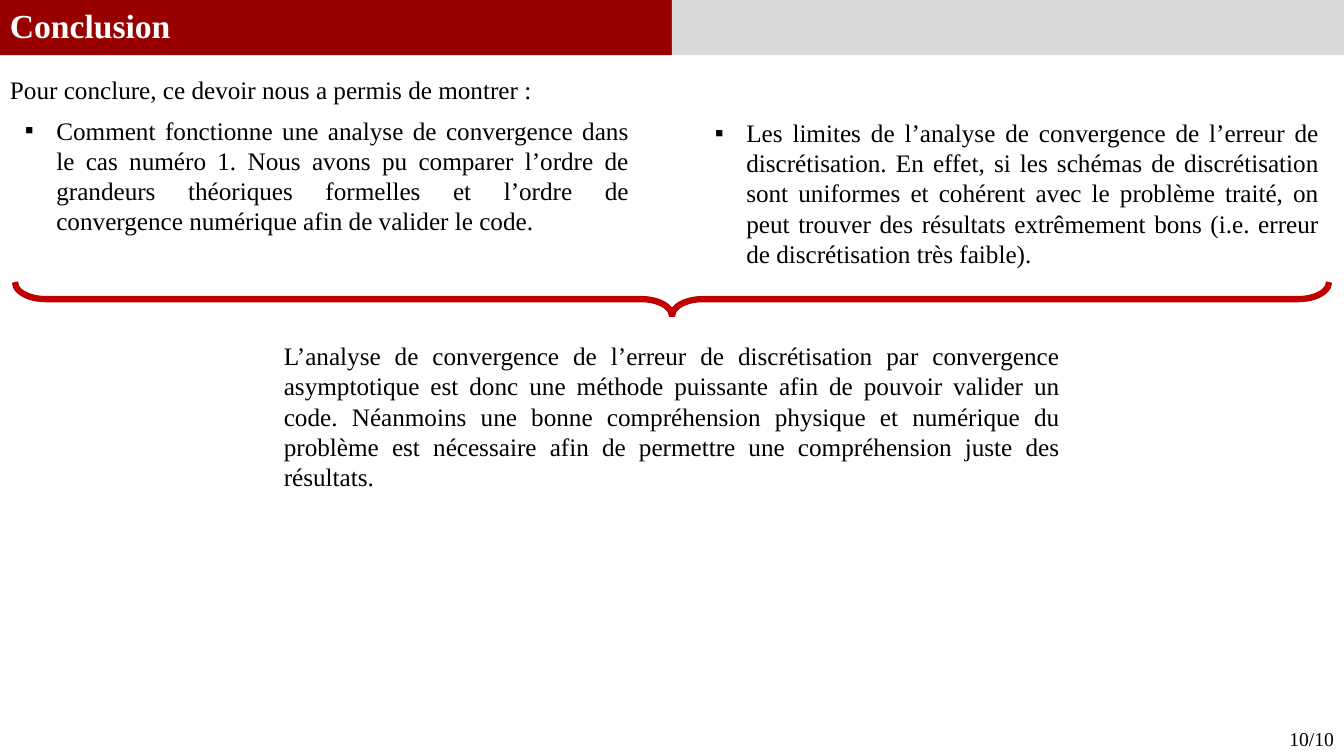
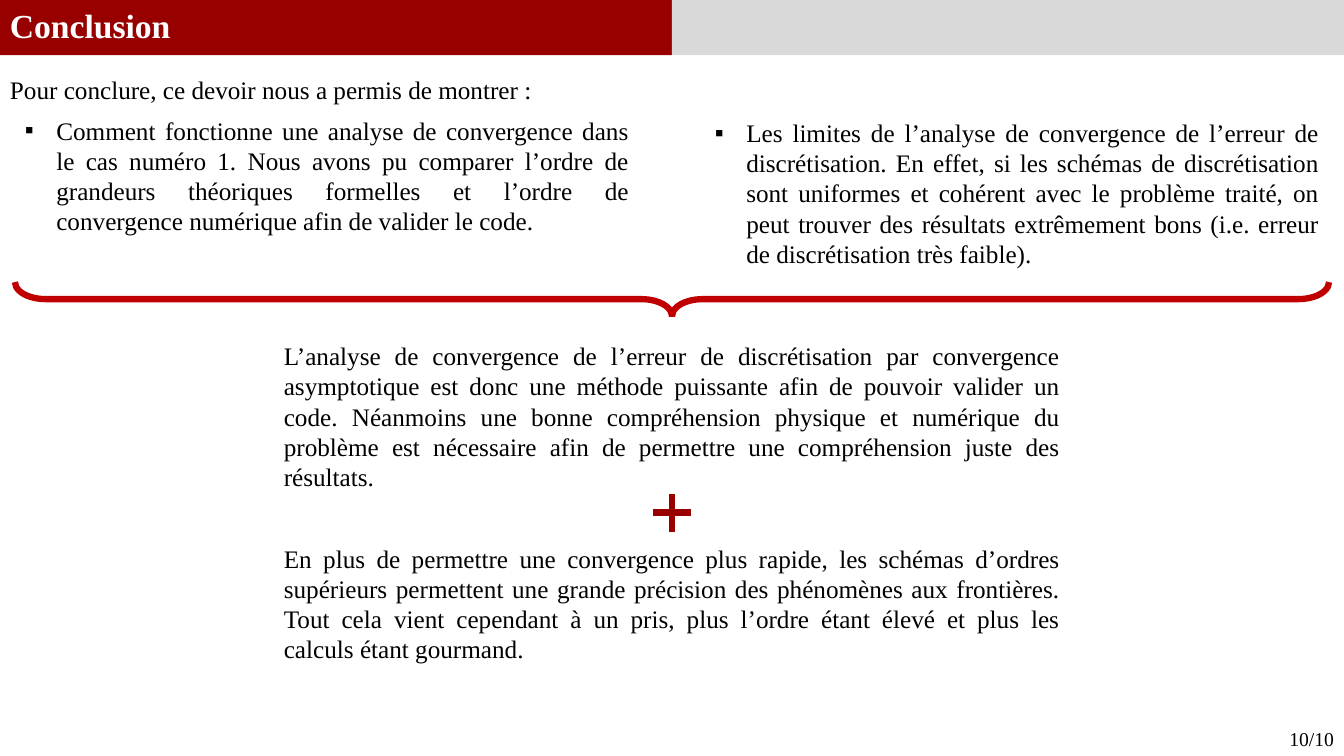
Before and after one commit to GauthierBRUNEL/MEC8211_devoir_2, a slide deck: slide 10 of doc/Rapport_Devoir1.pptx. Drawn at 1344x756 pixels with LibreOffice and Linux fonts; fonts in the diff are those of the drawing. Boxes give left, top, right and bottom in pixels: in the first picture for what was removed or moved away, otherwise in the second. Text is boxed around its words. In the diff, an @@ line names an element or a change of style, - is before the commit and + after.

Commit message:
Modif conclusion rapport

```diff
--- a/doc/Rapport_Devoir1.pptx
+++ b/doc/Rapport_Devoir1.pptx
@@ plus sign added at [648,489,697,537], fill #980000, outline #980000 1.5 pt @@
@@ text added at [284,550,1059,664], 18 pt, text #000000 @@
+En plus de permettre une convergence plus rapide, les schémas d’ordres supérieurs permettent une grande précision des phénomènes aux frontières. Tout cela vient cependant à un pris, plus l’ordre étant élevé et plus les calculs étant gourmand.
```
